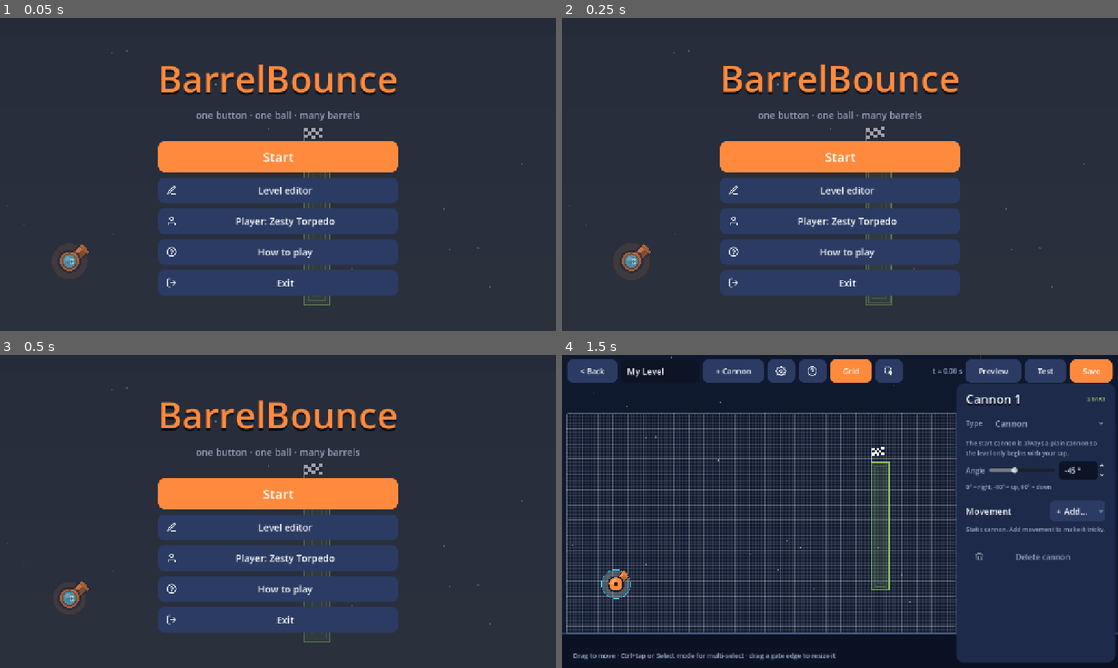
Above: before the commit, frames 1-4 (two rows, left to right).
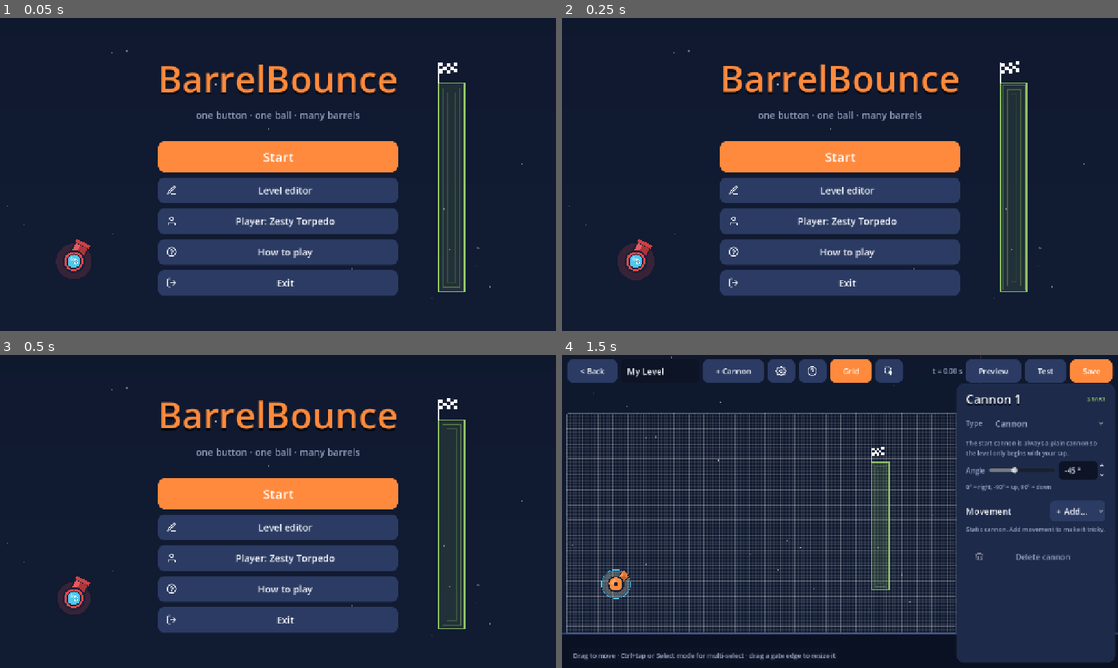
Above: after the commit, the same moments.

Repository: incredibleLeitman/BarrelBounce
Game: Godot game, scene res://scenes/main_menu.tscn
Two runs of this game, one before a commit and one after it. Both use one fixed random seed, a clock stepped at 60 frames per second and the inputs below.
Inputs:
- Up to frame 1 (0.05 s): no input
- Up to frame 2 (0.25 s): no input
- Up to frame 3 (0.5 s): no input
- Up to frame 4 (1.5 s): click "Start" at 0.5 s; click "+ New level" at 1.25 s

The runs differ from the first frame. In frame 1, 20% of the frame differs, in the area x 0-100%, y 14-100%; in frame 2, 20%; in frame 3, 19%; in frame 4, nothing differs.

Commit message:
Back-and-forth sequences and a menu demo over the title
Sequences get a seq_mode: loop (default) or pingpong, which plays the
steps forwards then backwards so the cannon never jumps; toggle in the
editor's Movement header. The main menu now runs its own demo level on
a layer above the UI: a Big Bertha left of the buttons lobs the ball
over the title into a gate on the right.

Co-Authored-By: Claude Fable 5.1 <noreply@anthropic.com>
Claude-Session: https://claude.ai/code/session_01P1Bjp7HghSrjiHKHQrjXiS

Diff:
--- a/scripts/editor.gd
+++ b/scripts/editor.gd
@@ -353,9 +353,25 @@
 	# Behaviours
 	inspector_box.add_child(UI.spacer(6))
 	var bh := HBoxContainer.new()
+	bh.add_theme_constant_override("separation", 8)
 	inspector_box.add_child(bh)
 	bh.add_child(UI.label("Movement", 20))
 	bh.add_child(UI.hspacer_expand())
+	# Sequence mode, shown once the cannon has at least one step.
+	var has_step := false
+	for c in cannons:
+		for blk in c["behaviors"]:
+			if bool(blk.get("seq", false)):
+				has_step = true
+	if has_step:
+		var pingpong := str(cannons[0].get("seq_mode", "loop")) == "pingpong"
+		var mode_btn := UI.small_button("  Back & forth  " if pingpong else "  Loop  ")
+		mode_btn.tooltip_text = "How the sequence repeats: restart from step 1, or play it forwards and then backwards"
+		mode_btn.pressed.connect(func():
+			for c in cannons:
+				c["seq_mode"] = "loop" if pingpong else "pingpong"
+			_structure_changed())
+		bh.add_child(mode_btn)
 	var add_opt := OptionButton.new()
 	add_opt.custom_minimum_size.y = 40
 	add_opt.add_item("+ Add…", 0)
--- a/scripts/help_dialog.gd
+++ b/scripts/help_dialog.gd
@@ -34,7 +34,7 @@
 	body.add_child(UI.spacer(6))
 	body.add_child(UI.label("Movement (combine as many as you like)", 24))
 	var seq_text := UI.label("Each movement block is either \"together\" (runs all the time, added to the others) or a numbered \"step\". " +
-		"Steps play one after another for their duration, each starting where the previous one ended, and the whole sequence loops. " +
+		"Steps play one after another for their duration, each starting where the previous one ended, and the whole sequence loops or plays back and forth. " +
 		"\"Move left, then move right\" as two steps goes there and back instead of cancelling out.", 15, UI.MUTED)
 	seq_text.autowrap_mode = TextServer.AUTOWRAP_WORD
 	seq_text.size_flags_horizontal = Control.SIZE_EXPAND_FILL
--- a/scripts/main_menu.gd
+++ b/scripts/main_menu.gd
@@ -1,21 +1,45 @@
 extends Node2D
 ## Main menu: Start (-> level select), Level editor, Player settings, How to play, Exit.
-## A little demo level plays itself in the background so the menu is never static.
+## A self-playing demo sits left of the buttons and lobs the ball over the title into a gate on
+## the right. The demo is drawn on a layer above the UI so the ball is never hidden by it; the
+## backdrop stays below the UI.
+
+## Not a playable level, so it may use a Big Bertha as its start cannon: a plain cannon could
+## not throw the ball across the whole menu.
+const DEMO_LEVEL := {
+	"id": "menu_demo", "name": "Menu", "author": "BarrelBounce", "background": "space",
+	"cannons": [{"x": 170.0, "y": 560.0, "angle": -64.0, "type": "strong", "behaviors": []}],
+	"finish": {"x": 1010.0, "y": 150.0, "w": 60.0, "h": 480.0},
+	"start": 0,
+}
 
 var view: LevelView
 var sim: Simulation
+var backdrop: Backdrop
 var demo_timer := 0.0
 var ui: CanvasLayer
 
 
 func _ready() -> void:
-	var level: Dictionary = GameState.builtin_levels()[0]
-	sim = Simulation.new(level)
+	sim = Simulation.new(DEMO_LEVEL.duplicate(true))
+	# Backdrop below the UI, in the same place the demo view will be.
+	backdrop = Backdrop.new()
+	add_child(backdrop)
+	_place_backdrop()
+	get_viewport().size_changed.connect(_place_backdrop)
+	_build_ui()
+	# The demo itself above the UI.
+	var demo_layer := CanvasLayer.new()
+	demo_layer.layer = 2
+	add_child(demo_layer)
 	view = LevelView.new()
-	add_child(view)
+	demo_layer.add_child(view)
 	view.bind(sim)
-	view.modulate = Color(1, 1, 1, 0.55)
-	_build_ui()
+	view.backdrop.visible = false
+
+
+func _place_backdrop() -> void:
+	backdrop.position = ((get_viewport_rect().size - Simulation.BASE_SIZE) * 0.5).floor()
 
 
 func _build_ui() -> void:
@@ -73,13 +97,13 @@
 
 
 func _physics_process(delta: float) -> void:
-	# Self-playing demo: fire whenever the ball has been sitting for a moment.
+	# Self-playing demo: fire after a short pause, rest a moment after each landing.
 	demo_timer += delta
 	var fire := false
-	if sim.mode == Simulation.Mode.IN_CANNON and sim.ticks_in_cannon > 50:
+	if sim.mode == Simulation.Mode.IN_CANNON and sim.ticks_in_cannon > 70:
 		fire = true
 	if sim.mode == Simulation.Mode.DEAD or sim.mode == Simulation.Mode.FINISHED:
-		if demo_timer > 1.0:
+		if demo_timer > 1.2:
 			sim.reset()
 			view.player_node.clear_trail()
 			demo_timer = 0.0
--- a/scripts/simulation.gd
+++ b/scripts/simulation.gd
@@ -155,7 +155,7 @@
 		for b in steps:
 			total += step_duration(b)
 		if total > 0.0:
-			var local := fmod(time, total)
+			var local := sequence_time(c, time, total)
 			for b in steps:
 				var dur := step_duration(b)
 				var off: Dictionary
@@ -205,6 +205,15 @@
 	return {"pos": p, "angle": ang}
 
 
+## Where in its sequence a cannon is at [param time]: 0..total. A "loop" sequence restarts
+## from the beginning; a "pingpong" one plays forwards, then backwards, so it never jumps.
+static func sequence_time(c: Dictionary, time: float, total: float) -> float:
+	if str(c.get("seq_mode", "loop")) == "pingpong":
+		var local := fmod(time, total * 2.0)
+		return local if local <= total else total * 2.0 - local
+	return fmod(time, total)
+
+
 ## How long a sequential step plays, in seconds.
 static func step_duration(b: Dictionary) -> float:
 	return maxf(0.0, float(b.get("duration", default_duration(b))))
@@ -249,7 +258,7 @@
 			total += step_duration(b)
 	if total <= 0.0:
 		return -1
-	var local := fmod(t * DT, total)
+	var local := sequence_time(c, t * DT, total)
 	for i in bs.size():
 		if not bool(bs[i].get("seq", false)):
 			continue
@@ -337,6 +346,8 @@
 			"sweep", "move", "orbit", "path":
 				period = maxf(0.1, float(b.get("period", 2.0)))
 		cycle = maxf(cycle, period)
+	if str(c.get("seq_mode", "loop")) == "pingpong":
+		seq_total *= 2.0
 	cycle = maxf(cycle, seq_total)
 	return int(ceil(cycle * TICK_RATE))
 
--- a/tools/screenshots.gd
+++ b/tools/screenshots.gd
@@ -33,6 +33,10 @@
 	for shot in SHOTS:
 		var scene: Node = (load(shot[1]) as PackedScene).instantiate()
 		get_tree().root.add_child(scene)
+		if shot[0] == "main_menu":
+			# Catch the demo ball mid-flight, above the title.
+			for i in 130:
+				scene._physics_process(1.0 / 60.0)
 		if shot[0] == "editor":
 			scene._set_selection([3])
 			scene._toggle_preview()
--- a/tools/smoke_test.gd
+++ b/tools/smoke_test.gd
@@ -296,3 +296,16 @@
 	check(is_equal_approx(float(Simulation.cannon_state_at(c, 60)["angle"]), 90.0), "together behaviours are summed on top of the steps")
 	check(Simulation.cannon_cycle_ticks(c) == 240, "cycle covers the sequence and the rotation")
 	check(Simulation.default_duration({"type": "move", "period": 3.0}) == 1.5, "move steps default to one way")
+	# Back-and-forth sequences play the steps in reverse after the last one.
+	var pp := {"x": 500.0, "y": 300.0, "angle": 0.0, "seq_mode": "pingpong", "behaviors": [
+		{"type": "move", "dir": "left", "range": 150.0, "period": 2.0, "seq": true, "duration": 1.0},
+		{"type": "move", "dir": "up", "range": 100.0, "period": 2.0, "seq": true, "duration": 1.0},
+	]}
+	var e1: Vector2 = Simulation.cannon_state_at(pp, 120)["pos"]
+	var e2: Vector2 = Simulation.cannon_state_at(pp, 180)["pos"]
+	var e3: Vector2 = Simulation.cannon_state_at(pp, 240)["pos"]
+	check(is_equal_approx(e1.x, 350.0) and is_equal_approx(e1.y, 200.0), "end of a pingpong pass is the far corner")
+	check(is_equal_approx(e2.x, 350.0) and is_equal_approx(e2.y, 300.0), "then it plays step 2 backwards")
+	check(is_equal_approx(e3.x, 500.0) and is_equal_approx(e3.y, 300.0), "and step 1 backwards to the base")
+	check(Simulation.active_step(pp, 150) == 1 and Simulation.active_step(pp, 210) == 0, "active step follows the reverse pass")
+	check(Simulation.cannon_cycle_ticks(pp) == 240, "pingpong cycle is twice the sequence")
Not shown, changed: README.md
